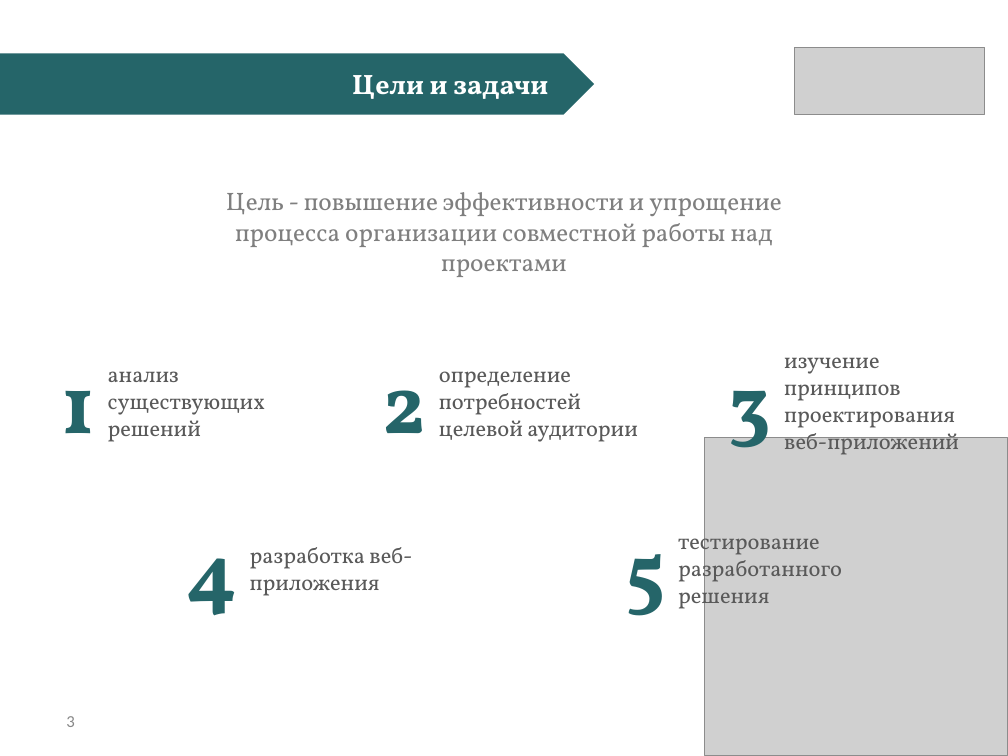
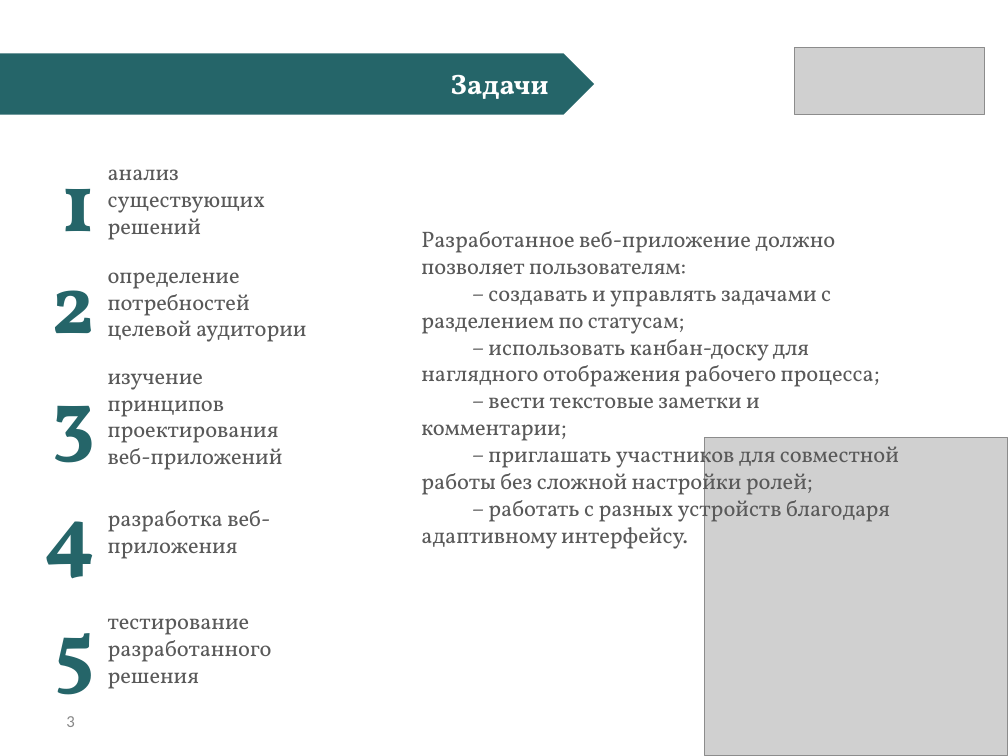
Before and after one commit to CTpeJLok/diplom, a slide deck: slide 3 of ПИ21-3 Балашкин А.М. ВКР.pptx. Drawn at 1008x756 pixels with LibreOffice and Linux fonts; fonts in the diff are those of the drawing; grey boxes stand for pictures. Boxes give left, top, right and bottom in pixels: in the first picture for what was removed or moved away, otherwise in the second. Text is boxed around its words. In the diff, an @@ line names an element or a change of style, - is before the commit and + after.

```diff
--- a/ПИ21-3 Балашкин А.М. ВКР.pptx
+++ b/ПИ21-3 Балашкин А.М. ВКР.pptx
@@ text at <box>451,74,549,99</box>: text changed @@
-Цели и задачи
+Задачи
@@ text "1": place and size @@
-text "1" at <box>61,390,95,434</box>
+text "1" at <box>61,188,95,232</box>
@@ text "анализ существующих решений": place and size @@
-text "анализ существующих решений" at <box>108,371,265,442</box>
+text "анализ существующих решений" at <box>108,169,265,240</box>
@@ text removed at <box>226,192,782,277</box> @@
-Цель - повышение эффективности и упрощение процесса организации совместной работы над проектами
@@ text added at <box>421,231,899,549</box>, 16 pt, text #595959 @@
+Разработанное веб-приложение должно позволяет пользователям:
+– создавать и управлять задачами с разделением по статусам;
+– использовать канбан-доску для наглядного отображения рабочего процесса;
+– вести текстовые заметки и комментарии;
+– приглашать участников для совместной работы без сложной настройки ролей;
+– работать с разных устройств благодаря адаптивному интерфейсу.
@@ text "2": place and size @@
-text "2" at <box>383,390,427,433</box>
+text "2" at <box>51,290,95,333</box>
@@ text "определение потребностей целевой аудитории": place and size @@
-text "определение потребностей целевой аудитории" at <box>439,371,638,442</box>
+text "определение потребностей целевой аудитории" at <box>108,272,307,342</box>
@@ text "3" rewrapped from <box>729,390,772,470</box> to <box>52,405,95,463</box> @@
@@ text "изучение принципов проектирования веб-приложений": place and size @@
-text "изучение принципов проектирования веб-приложений" at <box>784,357,959,455</box>
+text "изучение принципов проектирования веб-приложений" at <box>108,373,283,470</box>
@@ text "4": place and size @@
-text "4" at <box>186,558,237,616</box>
+text "4" at <box>44,521,95,579</box>
@@ text "разработка веб-приложения": place and size @@
-text "разработка веб-приложения" at <box>250,547,412,596</box>
+text "разработка веб-приложения" at <box>108,510,270,559</box>
@@ text "5" rewrapped from <box>625,554,665,616</box> to <box>55,633,95,718</box> @@
@@ text "тестирование разработанного решения" rewrapped from <box>678,528,842,614</box> to <box>108,618,272,689</box> @@
```
Also in this commit, not shown: 1 other slide changed, 5 other files.
